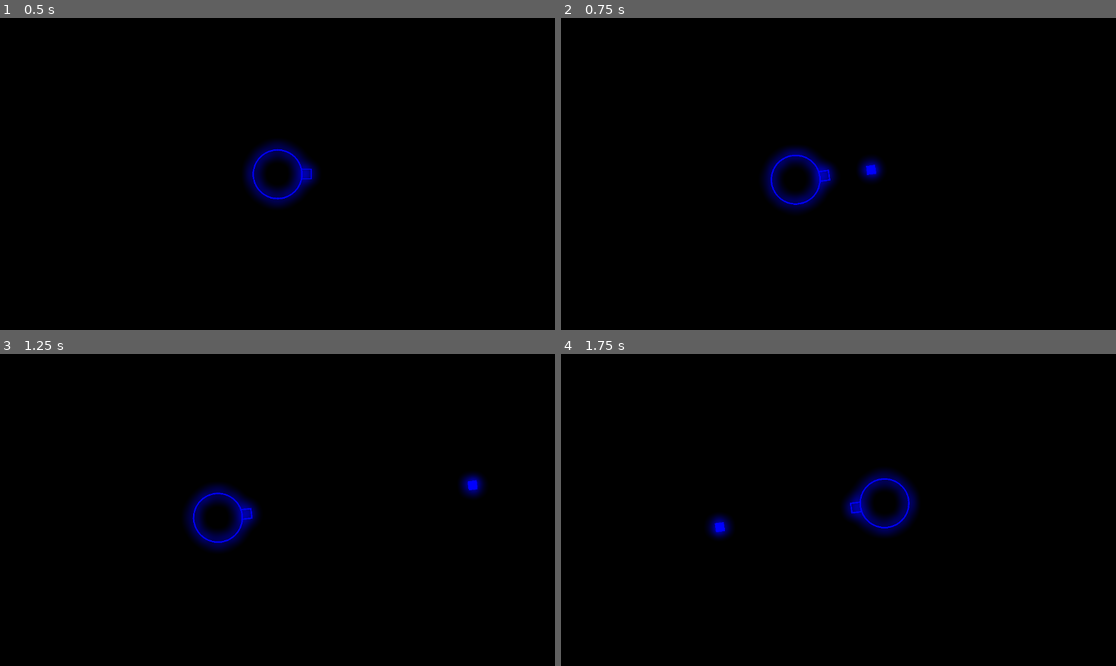
Above: before the commit, frames 1-4 (two rows, left to right).
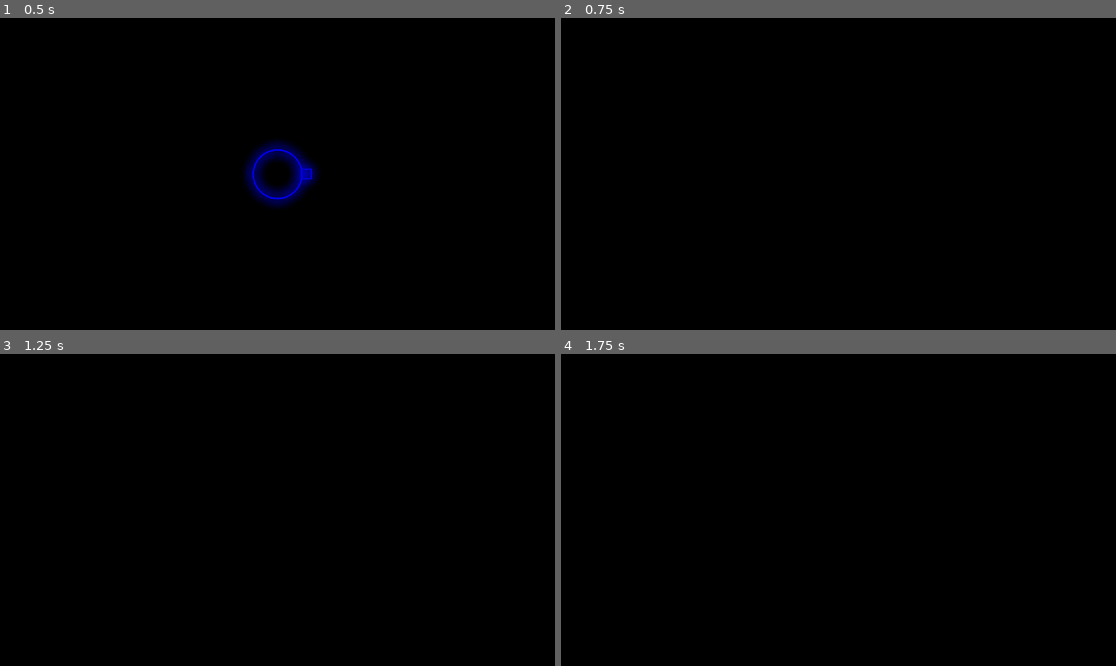
Above: after the commit, the same moments.

Repository: PrintedScripted/Socket---Pirate-Jam-25
Game: Godot game, scene res://Scenes/Map.tscn
The game is run twice, just before and just after one commit, with the same random seed, the same clock (stepped at 60 frames per second) and the same inputs.
Inputs (mouse positions are in pixels of both pictures, inside the frame that each line leads up to):
- Up to frame 1 (0.5 s): no input
- Up to frame 2 (0.75 s): move the mouse to (960, 158) at 0.52 s; click (960, 158) at 0.6 s
- Up to frame 3 (1.25 s): no input
- Up to frame 4 (1.75 s): move the mouse to (727, 525) at 1.27 s; click (727, 525) at 1.35 s

Frame 1 is identical in both runs. In frame 2, 2.0% of the frame differs, in the area x 36-59%, y 41-63%; in frame 3, 2.0%, in the area x 33-88%, y 38-64%; in frame 4, 2.0%.
Error before the commit: Parse Error: Assignment is not allowed inside an expression. (res://Scripts/Enemy/Dasher.gd:17)

Commit message:
orbiting testing

Diff:
--- a/socket---pirate-jam-2025/GameManager.gd
+++ b/socket---pirate-jam-2025/GameManager.gd
@@ -12,7 +12,7 @@
 var enemy_spawnrate: float = 2.5  #Scale from Difficulty
 var rand_spawn_chance: int
 var enemy_inst
-var group_size: int = 2  #Scale from Difficulty
+var group_size: int = 10  #Scale from Difficulty
 var enemy_health_scaling: float = 1.0 #Scale from Difficulty
 var enemy_speed_scaling: float = 1.0 #Scale from Difficulty
 
--- a/socket---pirate-jam-2025/Scenes/Enemies/Dasher.tscn
+++ b/socket---pirate-jam-2025/Scenes/Enemies/Dasher.tscn
@@ -14,13 +14,6 @@
 scale = Vector2(0.3, 0.3)
 motion_mode = 1
 script = ExtResource("1_2j1gd")
-circle_distance = null
-speed = null
-max_health = null
-weight = null
-h_scaling = null
-speed_scaling = null
-target = null
 
 [node name="CollisionPolygon2D" type="CollisionPolygon2D" parent="."]
 polygon = PackedVector2Array(-69, 95, 0, 100, 70, 94, 0, -125)
--- a/socket---pirate-jam-2025/Scripts/Enemy/Dasher.gd
+++ b/socket---pirate-jam-2025/Scripts/Enemy/Dasher.gd
@@ -8,13 +8,23 @@
 	velocity = position.direction_to(Vector2(0,0)) * speed * delta
 	if distance > circle_distance:
 		move_and_slide()
+	elif distance < circle_distance - 1:
+		velocity = -velocity
+		move_and_slide()
 	else:
 		circle_positioning()
 	look_at(Vector2(0,0))
 	rotation_degrees += 90
 
 func circle_positioning():
-	if position.x =< 0: pass
-	elif position.x => 0:
-	elif position.y =< 0:
-	elif position.y =>
+	var posx = position.x
+	var posy = position.y
+	if posx < 1 and posy <= 0:
+		velocity = Vector2(100,0)
+	elif posx >= 0 and posy < 1:
+		velocity = Vector2(0,100)
+	elif posx > 1 and posy >= 0:
+		velocity = Vector2(-100,0)
+	elif posx <= 0 and posy > 1:
+		velocity = Vector2(0,-100)
+	move_and_slide()
--- a/socket---pirate-jam-2025/Scripts/Misc/camera.gd
+++ b/socket---pirate-jam-2025/Scripts/Misc/camera.gd
@@ -24,4 +24,4 @@
 				target_position.y = clamp(target_position.y, -MAX_DISTANCE + target_position.y, MAX_DISTANCE + target_position.y)
 
 	if target_position != Vector2.INF:
-		position = lerp(position, target_position /2, SMOOTH_SPEED * delta)
+		position = lerp(position, target_position *10, SMOOTH_SPEED * delta)
--- a/socket---pirate-jam-2025/Scripts/Weapon/cannon_projectile.gd
+++ b/socket---pirate-jam-2025/Scripts/Weapon/cannon_projectile.gd
@@ -4,7 +4,7 @@
 
 @export var lifespan: float = 2
 @export var speed: float = 50.0
-@export var damage: float = 100.0
+@export var damage: float = 1000.0
 var spawned_from: Node
 
 func _physics_process(_delta: float) -> void:
